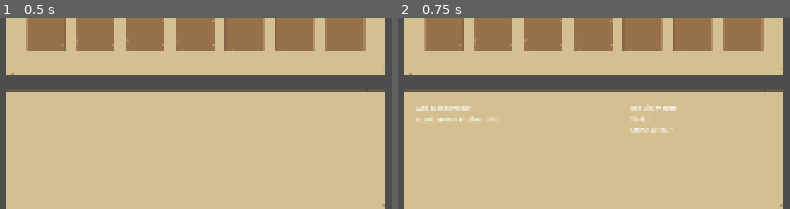
Above: before the commit, frames 1-2 (left to right).
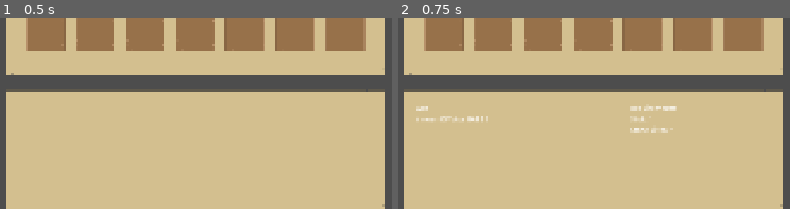
Above: after the commit, the same moments.

Repository: jbotes/AdventureGameGodot
Game: Godot game, scene res://bulletins/player_menus/crafting_menu.tscn
Two runs of this game, one before a commit and one after it. Both use one fixed random seed, a clock stepped at 60 frames per second and the inputs below. This scene is started directly instead of the project's main scene.
Inputs (mouse positions are % of the whole screen's width and height, from its top left):
- Up to frame 1 (0.5 s): no input
- Up to frame 2 (0.75 s): click (70, 59) at 0.52 s
The pictures show only the part of the screen within x 0-50%, y 48-98%; the shares and areas given below are measured in that part.

Frame 1 is identical in both runs. In frame 2, 0.5% of the frame differs, in the area x 5-25%, y 46-54%.

Commit message:
JB_20260511_001
weapon swing

Diff:
--- a/src/Game/Configs/item_config.gd
+++ b/src/Game/Configs/item_config.gd
@@ -42,7 +42,7 @@
 	Keys.Stick : "res://Resources/item_resources/stick_resource.tres",
 	Keys.Stone : "res://Resources/item_resources/stone_resource.tres",
 	Keys.Plant : "res://Resources/item_resources/plant_resource.tres",
-	Keys.Axe : "res://Resources/item_resources/axe_resource.tres",
+	Keys.Axe : "res://Resources/item_resources/axe_item_resource.tres",
 	Keys.Rope : "res://Resources/item_resources/rope_resource.tres"
 }
 
--- a/src/Items/equippables/equippable_axe.tscn
+++ b/src/Items/equippables/equippable_axe.tscn
@@ -1,9 +1,89 @@
-[gd_scene load_steps=3 format=3 uid="uid://dtquktxtyjcff"]
+[gd_scene load_steps=6 format=3 uid="uid://dtquktxtyjcff"]
 
 [ext_resource type="PackedScene" uid="uid://dlmnngi12ac7c" path="res://Items/equippables/equippable_weapon_template.tscn" id="1_wmvqb"]
 [ext_resource type="PackedScene" uid="uid://c3dcxbr1chxil" path="res://Assets/meshes/axe.tscn" id="2_runri"]
 
+[sub_resource type="Animation" id="Animation_runri"]
+resource_name = "use_item"
+length = 0.7
+tracks/0/type = "value"
+tracks/0/imported = false
+tracks/0/enabled = true
+tracks/0/path = NodePath("MeshHolder/Axe:position")
+tracks/0/interp = 1
+tracks/0/loop_wrap = true
+tracks/0/keys = {
+"times": PackedFloat32Array(0, 0.10130787, 0.1984524, 0.29976028, 0.7),
+"transitions": PackedFloat32Array(1, 1, 1, 1, 1),
+"update": 0,
+"values": [Vector3(0.339361, 0.22901225, -0.35), Vector3(0.409, 0.099, -0.53), Vector3(0.489, 0.019, -0.615), Vector3(0.489, 0.019, -0.615), Vector3(0.339361, 0.22901225, -0.35)]
+}
+tracks/1/type = "value"
+tracks/1/imported = false
+tracks/1/enabled = true
+tracks/1/path = NodePath("MeshHolder/Axe:rotation")
+tracks/1/interp = 1
+tracks/1/loop_wrap = true
+tracks/1/keys = {
+"times": PackedFloat32Array(0, 0.09853231, 0.1984524, 0.29976028, 0.7),
+"transitions": PackedFloat32Array(1, 1, 1, 1, 1),
+"update": 0,
+"values": [Vector3(0, 0, 0), Vector3(-0.53930676, -0.0017453292, 0), Vector3(-1.0803589, -0.27052602, -0.06806784), Vector3(-1.0803589, -0.27052602, -0.06806784), Vector3(0, 0, 0)]
+}
+tracks/2/type = "method"
+tracks/2/imported = false
+tracks/2/enabled = true
+tracks/2/path = NodePath(".")
+tracks/2/interp = 1
+tracks/2/loop_wrap = true
+tracks/2/keys = {
+"times": PackedFloat32Array(0.2),
+"transitions": PackedFloat32Array(1),
+"values": [{
+"args": [],
+"method": &"check_hit"
+}]
+}
+
+[sub_resource type="Animation" id="Animation_ylsbm"]
+length = 0.001
+tracks/0/type = "value"
+tracks/0/imported = false
+tracks/0/enabled = true
+tracks/0/path = NodePath("MeshHolder/Axe:position")
+tracks/0/interp = 1
+tracks/0/loop_wrap = true
+tracks/0/keys = {
+"times": PackedFloat32Array(0),
+"transitions": PackedFloat32Array(1),
+"update": 0,
+"values": [Vector3(0.339361, 0.22901225, -0.35)]
+}
+tracks/1/type = "value"
+tracks/1/imported = false
+tracks/1/enabled = true
+tracks/1/path = NodePath("MeshHolder/Axe:rotation")
+tracks/1/interp = 1
+tracks/1/loop_wrap = true
+tracks/1/keys = {
+"times": PackedFloat32Array(0),
+"transitions": PackedFloat32Array(1),
+"update": 0,
+"values": [Vector3(0, 0, 0)]
+}
+
+[sub_resource type="AnimationLibrary" id="AnimationLibrary_xrj8a"]
+_data = {
+&"RESET": SubResource("Animation_ylsbm"),
+&"use_item": SubResource("Animation_runri")
+}
+
 [node name="EquippableAxe" instance=ExtResource("1_wmvqb")]
+
+[node name="AnimationPlayer" parent="." index="0"]
+libraries = {
+&"": SubResource("AnimationLibrary_xrj8a")
+}
 
 [node name="Axe" parent="MeshHolder" index="0" instance=ExtResource("2_runri")]
 transform = Transform3D(1, 0, 0, 0, 1, 0, 0, 0, 1, 0.339361, 0.22901225, -0.35)
--- /dev/null
+++ b/src/Items/equippables/equippable_item.gd
@@ -0,0 +1,10 @@
+extends Node3D
+class_name  EquippableItem
+
+@onready var animation_player: AnimationPlayer = $AnimationPlayer
+
+func try_to_use() -> void:
+	if animation_player.is_playing():
+		return
+
+	animation_player.play("use_item")
--- /dev/null
+++ b/src/Items/equippables/equippable_item_template.tscn
@@ -0,0 +1,10 @@
+[gd_scene load_steps=2 format=3 uid="uid://btyyi455tujly"]
+
+[ext_resource type="Script" uid="uid://d3k025px14ou7" path="res://Items/equippables/equippable_item.gd" id="1_c0nx6"]
+
+[node name="EquippableItemTemplate" type="Node3D"]
+script = ExtResource("1_c0nx6")
+
+[node name="AnimationPlayer" type="AnimationPlayer" parent="."]
+
+[node name="MeshHolder" type="Node3D" parent="."]
--- a/src/Items/equippables/equippable_template.tscn
+++ /dev/null
@@ -1,7 +0,0 @@
-[gd_scene format=3 uid="uid://btyyi455tujly"]
-
-[node name="EquippableTemplate" type="Node3D"]
-
-[node name="AnimationPlayer" type="AnimationPlayer" parent="."]
-
-[node name="MeshHolder" type="Node3D" parent="."]
--- /dev/null
+++ b/src/Items/equippables/equippable_weapon.gd
@@ -0,0 +1,23 @@
+extends EquippableItem
+class_name EquippableWeapon
+
+@onready var hit_check_marker_3d: Marker3D = $HitCheckMarker3D
+
+var weapon_item_resource : WeaponItemResource
+
+func _ready() -> void:
+	hit_check_marker_3d.position.z = -weapon_item_resource.range
+
+func check_hit() -> void:
+	var space_state := get_world_3d().direct_space_state
+	var ray_query_params := PhysicsRayQueryParameters3D.new()
+	ray_query_params.collide_with_areas = true
+	ray_query_params.collide_with_bodies = false
+	ray_query_params.collision_mask = 8 #hitbox
+	ray_query_params.from = global_position
+	ray_query_params.to = hit_check_marker_3d.global_position
+
+	var result := space_state.intersect_ray(ray_query_params)
+
+	if not result.is_empty():
+		result.collider.take_hit(weapon_item_resource)
--- a/src/Items/equippables/equippable_weapon_template.tscn
+++ b/src/Items/equippables/equippable_weapon_template.tscn
@@ -1,5 +1,9 @@
-[gd_scene load_steps=2 format=3 uid="uid://dlmnngi12ac7c"]
+[gd_scene load_steps=3 format=3 uid="uid://dlmnngi12ac7c"]
 
-[ext_resource type="PackedScene" uid="uid://btyyi455tujly" path="res://Items/equippables/equippable_template.tscn" id="1_8p6te"]
+[ext_resource type="PackedScene" uid="uid://btyyi455tujly" path="res://Items/equippables/equippable_item_template.tscn" id="1_8p6te"]
+[ext_resource type="Script" uid="uid://dralmsd07q7wc" path="res://Items/equippables/equippable_weapon.gd" id="2_h7twl"]
 
 [node name="EquippableWeaponTemplate" instance=ExtResource("1_8p6te")]
+script = ExtResource("2_h7twl")
+
+[node name="HitCheckMarker3D" type="Marker3D" parent="." index="2"]
--- /dev/null
+++ b/src/Resources/item_resources/axe_item_resource.tres
@@ -0,0 +1,13 @@
+[gd_resource type="Resource" script_class="WeaponItemResource" load_steps=3 format=3 uid="uid://dgeryvpy4ac4e"]
+
+[ext_resource type="Script" uid="uid://w5q6b64egbku" path="res://Resources/item_resources/weapon_item_resource.gd" id="1_ad4nu"]
+[ext_resource type="Texture2D" uid="uid://sfdnaqooty23" path="res://Assets/textures/item_icons/axe.png" id="1_nwahv"]
+
+[resource]
+script = ExtResource("1_ad4nu")
+item_key = 10
+display_name = "Axe"
+icon = ExtResource("1_nwahv")
+description = "i mean DIY Axe BABE !"
+is_equippable = true
+metadata/_custom_type_script = "uid://w5q6b64egbku"
--- a/src/Resources/item_resources/axe_resource.tres
+++ /dev/null
@@ -1,14 +0,0 @@
-[gd_resource type="Resource" script_class="ItemResource" load_steps=3 format=3 uid="uid://586g6x1o0g67"]
-
-[ext_resource type="Texture2D" uid="uid://sfdnaqooty23" path="res://Assets/textures/item_icons/axe.png" id="1_cdtwe"]
-[ext_resource type="Script" uid="uid://dxa8kcivqlkif" path="res://Resources/item_resources/item_resource.gd" id="2_ppptm"]
-
-[resource]
-script = ExtResource("2_ppptm")
-item_key = 10
-display_name = "Axe Motherfcker"
-icon = ExtResource("1_cdtwe")
-description = "a golden axe mother bitch
-"
-is_equippable = true
-metadata/_custom_type_script = "uid://dxa8kcivqlkif"
--- /dev/null
+++ b/src/Resources/item_resources/weapon_item_resource.gd
@@ -0,0 +1,5 @@
+extends ItemResource
+class_name  WeaponItemResource
+
+@export var damage := 20.0
+@export var range := 1.5
--- a/src/actors/player/equippable_item_holder.gd
+++ b/src/actors/player/equippable_item_holder.gd
@@ -7,12 +7,23 @@
 	EventSystem.EQU_equip_item.connect(equip_item)
 	EventSystem.EQU_unequip_item.connect(unequip_item)
 
+func try_and_use_item() -> void:
+	if current_item_scene == null:
+		return
+
+	current_item_scene.try_to_use()
+
 func equip_item(item_key : ItemConfig.Keys) -> void:
 	unequip_item()
 
 	var item_scene := ItemConfig.get_equippable_item(item_key).instantiate()
+
+	if item_scene is EquippableWeapon:
+		item_scene.weapon_item_resource = ItemConfig.get_item_resource(item_key)
+
 	add_child(item_scene)
 	current_item_scene = item_scene
+
 
 func unequip_item() -> void:
 	for child in get_children():
--- a/src/actors/player/player.gd
+++ b/src/actors/player/player.gd
@@ -8,6 +8,7 @@
 
 @onready var head: Node3D = $Head
 @onready var interaction_ray_cast := $Head/InteractionRayCast
+@onready var equippable_item_holder := $Head/EquippableItemHolder
 
 func _enter_tree() -> void:
 	EventSystem.PLA_freeze_player.connect(set_freeze.bind(true))
@@ -28,6 +29,9 @@
 #60fps this physics process runs every frame
 func _physics_process(delta: float) -> void:
 	move()
+
+	if Input.is_action_just_pressed("use_item"):
+		equippable_item_holder.try_and_use_item()
 
 func move() -> void:
 	# check if on the floor
--- a/src/project.godot
+++ b/src/project.godot
@@ -95,9 +95,15 @@
 , Object(InputEventKey,"resource_local_to_scene":false,"resource_name":"","device":-1,"window_id":0,"alt_pressed":false …(182 unchanged characters)…
 ]
 }
+use_item={
+"deadzone": 0.5,
+"events": [Object(InputEventMouseButton,"resource_local_to_scene":false,"resource_name":"","device":-1,"window_id":0,"alt_pressed":false,"shift_pressed":false,"ctrl_pressed":false,"meta_pressed":false,"button_mask":0,"position":Vector2(0, 0),"global_position":Vector2(0, 0),"factor":1.0,"button_index":1,"canceled":false,"pressed":false,"double_click":false,"script":null)
+]
+}
 
 [layer_names]
 
 3d_physics/layer_1="ground"
 3d_physics/layer_2="actor"
 3d_physics/layer_3="interactable"
+3d_physics/layer_4="hitbox"
Not shown, added: src/Items/equippables/equippable_item.gd.uid
Not shown, added: src/Items/equippables/equippable_weapon.gd.uid
Not shown, added: src/Resources/item_resources/weapon_item_resource.gd.uid
